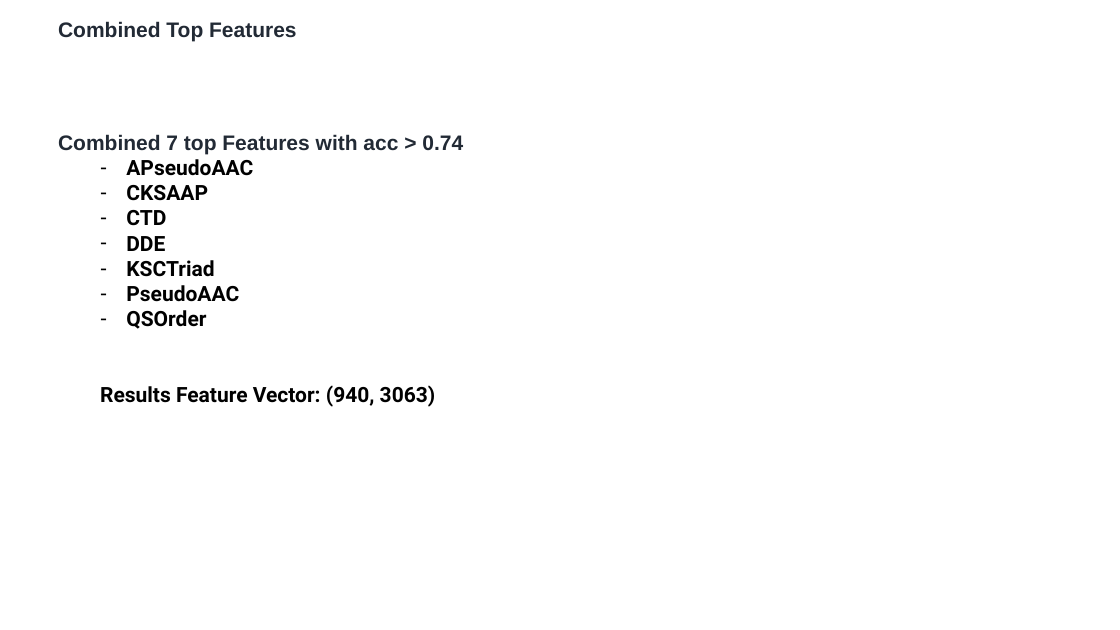
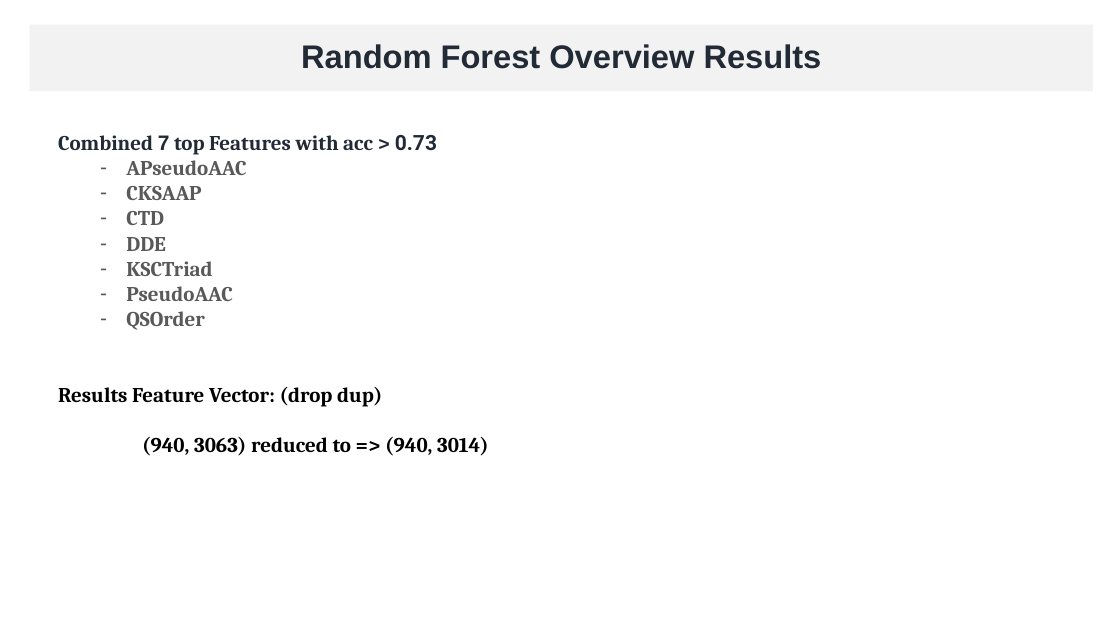
Before and after one commit to mtzynb/MyThesis, a slide deck: slide 29 of ThesisPresentation/thesis_presentation_26012022_Winter.pptx (slide 30 before the commit). Drawn at 1120x630 pixels with LibreOffice and Linux fonts; fonts in the diff are those of the drawing. Boxes give left, top, right and bottom in pixels: in the first picture for what was removed or moved away, otherwise in the second. Text is boxed around its words. In the diff, an @@ line names an element or a change of style, - is before the commit and + after.

```diff
--- a/ThesisPresentation/thesis_presentation_26012022_Winter.pptx
+++ b/ThesisPresentation/thesis_presentation_26012022_Winter.pptx
@@ rectangle added at [29,24,1093,91], fill #F2F2F2, 28 pt, text #222A35, bold @@
+Random Forest Overview Results
@@ text removed at [58,21,296,42] @@
-Combined Top Features
@@ text at [58,135,437,155]: text changed; font Arial to Cambria @@
-Combined 7 top Features with acc > 0.74
+Combined 7 top Features with acc > 0.73
@@ text at [126,160,246,330]: font Roboto to Cambria, text colour #000000 to #595959 in "APseudoAAC", "CKSAAP", "CTD", "DDE" and 3 more places @@
@@ text at [58,387,489,456]: text changed; font Roboto to Cambria @@
-  Results Feature Vector: (940, 3063)
+Results Feature Vector: (drop dup)
+(940, 3063) reduced to => (940, 3014)
```
Also in this commit, not shown: 17 other slides changed, 4 slides added, 11 slides removed, 1 other file.
